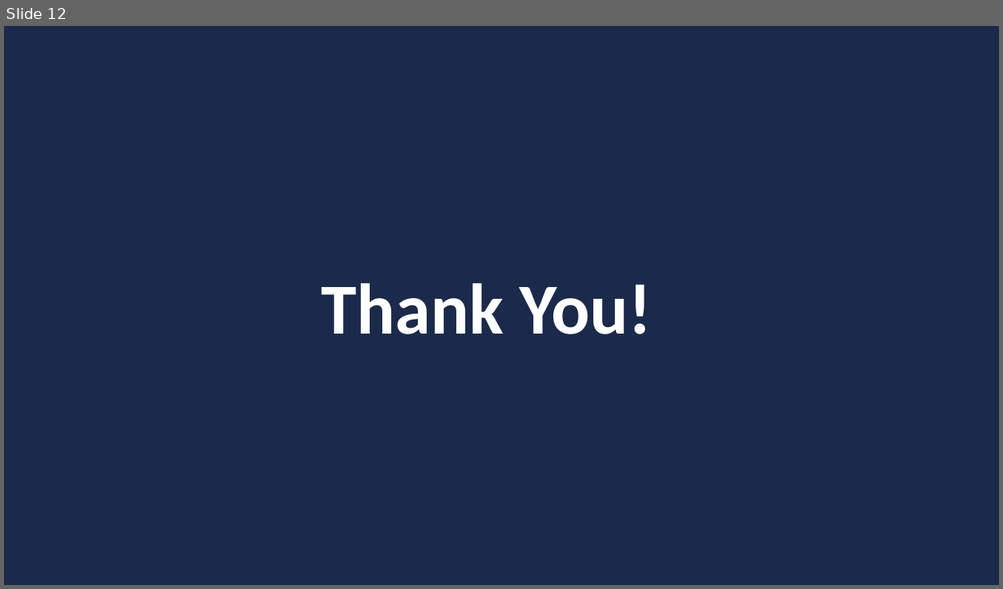
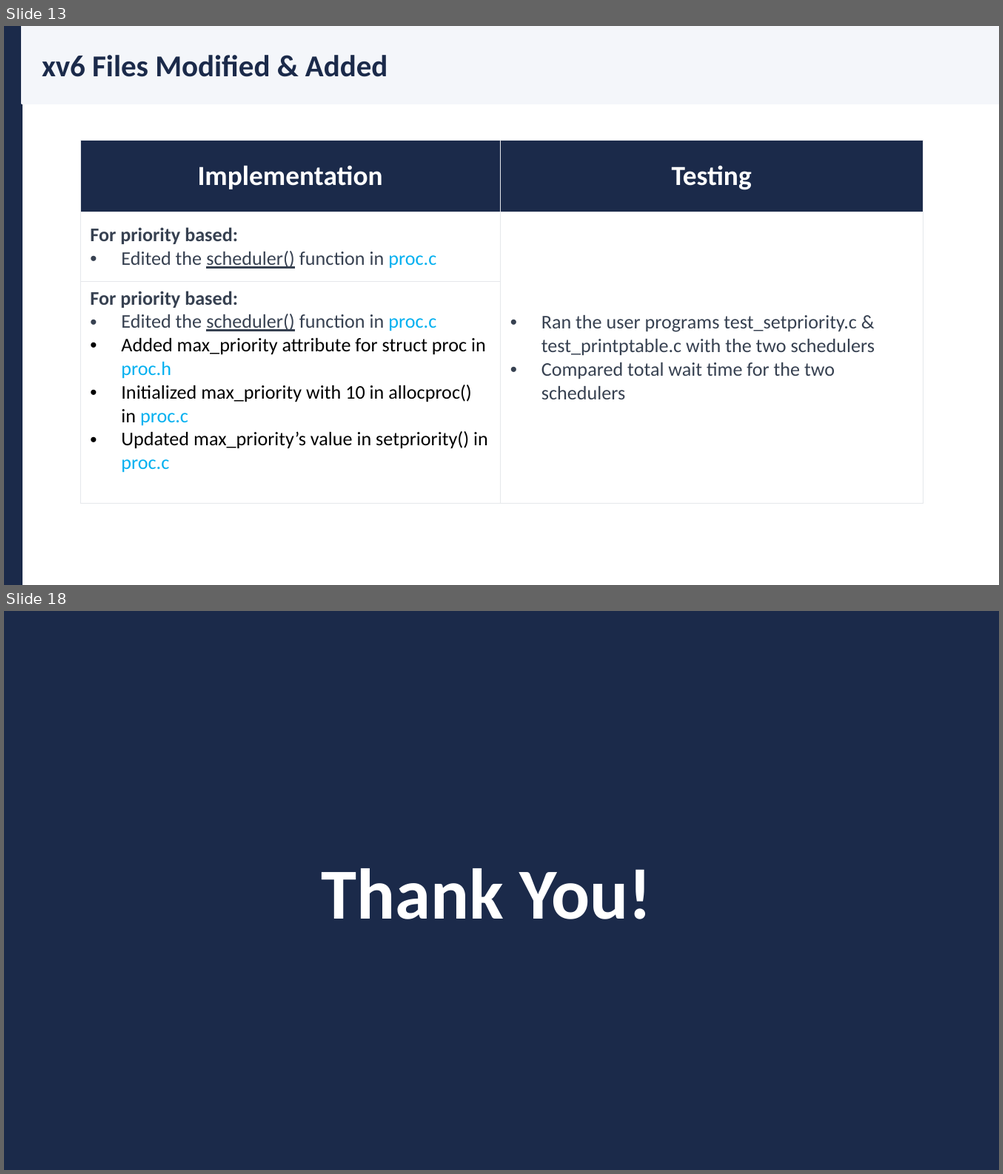
Before and after one commit to Sama3mad/project-6---OS-lab, a slide deck: xv6_part1.pptx. Shown one above the other, each under a label of ours: slide 12 before the commit, slides 13 and 18 after it; the slides between them are not shown. The pictures are 1003x589 and 1003x1174 pixels, drawn with LibreOffice and Linux fonts; fonts in the diff are those of the drawing. Boxes give left, top, right and bottom in pixels: in the first picture for what was removed or moved away, otherwise in the second. Text is boxed around its words. In the diff, an @@ line names an element or a change of style, - is before the commit and + after.

```diff
--- a/xv6_part1.pptx
+++ b/xv6_part1.pptx
@@ slide 13 added at [4,26,999,585], background #FFFFFF @@
@@ rectangle added at [4,26,22,585], fill #1B2A4A, outline #1B2A4A 1 pt @@
@@ rectangle added at [22,26,999,104], fill #F4F6FA, outline #F4F6FA 1 pt @@
@@ text added at [42,55,387,77], 22 pt, text #1B2A4A, bold @@
+xv6 Files Modified & Added
@@ table added at [80,141,923,500], 3 rows, 2 columns @@
+Implementation | Testing
+For priority based: / Edited the scheduler() function in proc.c | Ran the user programs test_setpriority.c & test_printptable.c with the two schedulers / Compared total wait time for the two schedulers
+For priority based: / Edited the scheduler() function in proc.c / Added max_priority attribute for struct proc in proc.h / Initialized max_priority with 10 in allocproc() in proc.c / Updated max_priority’s value in setpriority() in proc.c | 
@@ what was slide 12 is now slide 18 @@
```
Also in this commit, not shown: 1 slide changed, 5 other slides added, 3 other files.
